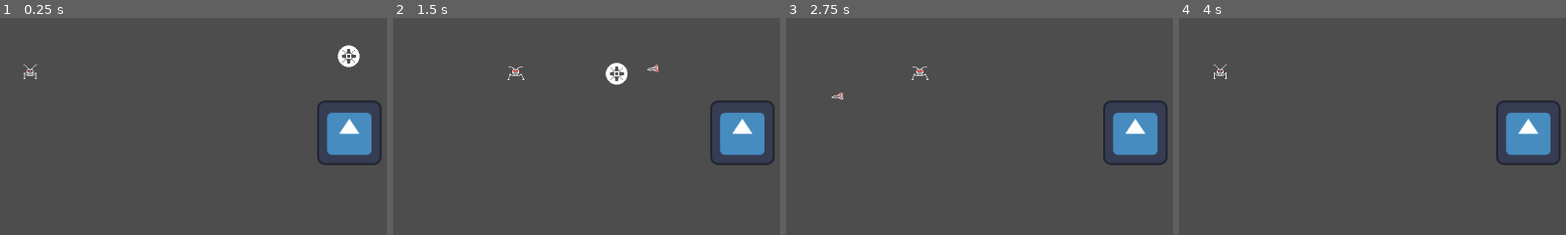
Above: before the commit, frames 1-4 (left to right).
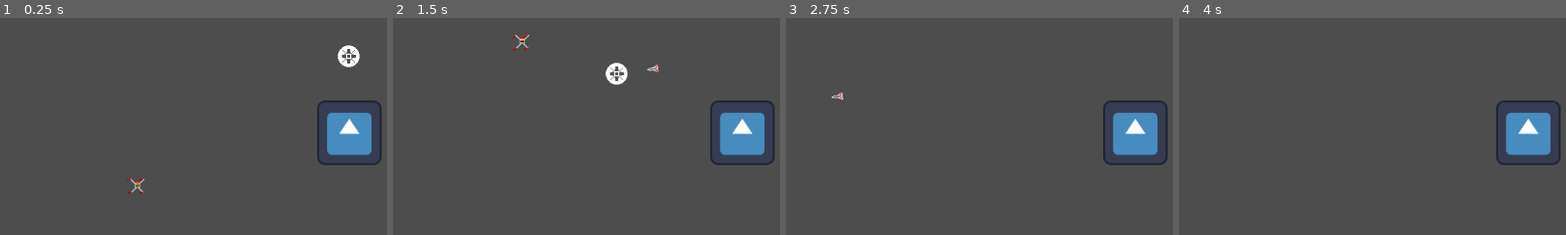
Above: after the commit, the same moments.

Repository: coderdojoathenry/Creators-2024
Game: Godot game, scene res://scenes/main.tscn
Same seed, same stepped clock (60 frames per second), same inputs: the game is played once before the commit and once after it. The engine's default icon, where the game draws it, is replaced by a stand-in: a white triangle on a blue panel in a dark square.
Inputs (mouse positions are % of the whole screen's width and height, from its top left):
- Up to frame 1 (0.25 s): no input
- Up to frame 2 (1.5 s): move the mouse to (72, 45) at 0.52 s; tap Space (Shoot) at 0.6, 1.35 s; move the mouse to (30, 55) at 1.27 s
- Up to frame 3 (2.75 s): move the mouse to (60, 28) at 2.02 s; tap Space (Shoot) at 2.1 s
- Up to frame 4 (4 s): move the mouse to (45, 70) at 2.77 s; tap Space (Shoot) at 2.85, 3.6 s; move the mouse to (80, 65) at 3.52 s
The pictures show only the part of the screen within x 5-55%, y 41-91%; the shares and areas given below are measured in that part.

The runs differ from the first frame. In frame 1, 0.2% of the frame differs, in the area x 6-38%, y 21-81%; in frame 2, 0.2%; in frame 3, 0.1%; in frame 4, 0.1%.

Commit message:
Week11-wip

Diff:
--- /dev/null
+++ b/Crystal Quest/crystal-quest/scenes/enemy_0.tscn
@@ -0,0 +1,47 @@
+[gd_scene load_steps=7 format=3 uid="uid://c60d7pku6q7gk"]
+
+[ext_resource type="Script" path="res://scripts/enemy.gd" id="1_w0mmw"]
+[ext_resource type="Texture2D" uid="uid://c4t2nk0wjvdub" path="res://textures/ememy0.png" id="2_3nk6s"]
+
+[sub_resource type="RectangleShape2D" id="RectangleShape2D_d3l7h"]
+size = Vector2(32, 32)
+
+[sub_resource type="AtlasTexture" id="AtlasTexture_x4b4j"]
+atlas = ExtResource("2_3nk6s")
+region = Rect2(0, 0, 32, 32)
+
+[sub_resource type="AtlasTexture" id="AtlasTexture_esewx"]
+atlas = ExtResource("2_3nk6s")
+region = Rect2(0, 32, 32, 32)
+
+[sub_resource type="SpriteFrames" id="SpriteFrames_28nxh"]
+animations = [{
+"frames": [{
+"duration": 1.0,
+"texture": SubResource("AtlasTexture_x4b4j")
+}, {
+"duration": 1.0,
+"texture": SubResource("AtlasTexture_esewx")
+}],
+"loop": true,
+"name": &"default",
+"speed": 2.0
+}]
+
+[node name="Enemy0" type="AnimatableBody2D"]
+collision_layer = 8
+collision_mask = 3
+sync_to_physics = false
+script = ExtResource("1_w0mmw")
+direction = Vector2(1, 0)
+speed = 50.0
+wander_time_min = 1.0
+wander_time_max = 3.0
+
+[node name="CollisionShape2D" type="CollisionShape2D" parent="."]
+shape = SubResource("RectangleShape2D_d3l7h")
+
+[node name="AnimatedSprite2D" type="AnimatedSprite2D" parent="."]
+sprite_frames = SubResource("SpriteFrames_28nxh")
+autoplay = "default"
+frame_progress = 0.019718
--- /dev/null
+++ b/Crystal Quest/crystal-quest/scenes/enemy_1.tscn
@@ -0,0 +1,48 @@
+[gd_scene load_steps=7 format=3 uid="uid://cnvo8rj3jjag"]
+
+[ext_resource type="Script" path="res://scripts/enemy.gd" id="1_w2j4u"]
+[ext_resource type="Texture2D" uid="uid://dvmqqh3i5def4" path="res://textures/enemy_1.png" id="2_cjdpo"]
+
+[sub_resource type="RectangleShape2D" id="RectangleShape2D_d3l7h"]
+size = Vector2(32, 32)
+
+[sub_resource type="AtlasTexture" id="AtlasTexture_qatml"]
+atlas = ExtResource("2_cjdpo")
+region = Rect2(0, 0, 32, 32)
+
+[sub_resource type="AtlasTexture" id="AtlasTexture_rc32f"]
+atlas = ExtResource("2_cjdpo")
+region = Rect2(0, 32, 32, 32)
+
+[sub_resource type="SpriteFrames" id="SpriteFrames_28nxh"]
+animations = [{
+"frames": [{
+"duration": 1.0,
+"texture": SubResource("AtlasTexture_qatml")
+}, {
+"duration": 1.0,
+"texture": SubResource("AtlasTexture_rc32f")
+}],
+"loop": true,
+"name": &"default",
+"speed": 2.0
+}]
+
+[node name="Enemy1" type="AnimatableBody2D"]
+collision_layer = 8
+collision_mask = 3
+sync_to_physics = false
+script = ExtResource("1_w2j4u")
+direction = Vector2(1, 0)
+speed = 200.0
+wander_time_min = 0.1
+wander_time_max = 1.0
+persuit_percentage = 0.8
+
+[node name="CollisionShape2D" type="CollisionShape2D" parent="."]
+shape = SubResource("RectangleShape2D_d3l7h")
+
+[node name="AnimatedSprite2D" type="AnimatedSprite2D" parent="."]
+sprite_frames = SubResource("SpriteFrames_28nxh")
+autoplay = "default"
+frame_progress = 0.019718
--- a/Crystal Quest/crystal-quest/scenes/main.tscn
+++ b/Crystal Quest/crystal-quest/scenes/main.tscn
@@ -1,13 +1,12 @@
-[gd_scene load_steps=18 format=3 uid="uid://daj431lewf2ne"]
+[gd_scene load_steps=13 format=3 uid="uid://daj431lewf2ne"]
 
 [ext_resource type="Script" path="res://scripts/game_manager.gd" id="1_6go2g"]
 [ext_resource type="Script" path="res://scripts/ship.gd" id="1_p8vr1"]
 [ext_resource type="Texture2D" uid="uid://cgaemfwu7ygfw" path="res://textures/ship.png" id="2_cubkv"]
 [ext_resource type="Script" path="res://scripts/mouse_hider.gd" id="3_2qat4"]
 [ext_resource type="PackedScene" uid="uid://c2toyy7jieoqg" path="res://scenes/missile.tscn" id="4_dg4gl"]
-[ext_resource type="Texture2D" uid="uid://c4t2nk0wjvdub" path="res://textures/ememy0.png" id="6_2a22y"]
-[ext_resource type="Script" path="res://scripts/enemy.gd" id="6_ti4pd"]
 [ext_resource type="AudioStream" uid="uid://crdag7fipsvy3" path="res://audio/414886__matrixxx__retro-laser-shot-02.wav" id="6_ys2yv"]
+[ext_resource type="PackedScene" uid="uid://cnvo8rj3jjag" path="res://scenes/enemy_1.tscn" id="9_0pvha"]
 [ext_resource type="Texture2D" uid="uid://citvsogba4b83" path="res://icon.svg" id="9_g4srl"]
 
 [sub_resource type="CircleShape2D" id="CircleShape2D_5wkk7"]
@@ -18,31 +17,6 @@
 
 [sub_resource type="RectangleShape2D" id="RectangleShape2D_igmsx"]
 size = Vector2(10, 588)
-
-[sub_resource type="RectangleShape2D" id="RectangleShape2D_d3l7h"]
-size = Vector2(32, 32)
-
-[sub_resource type="AtlasTexture" id="AtlasTexture_x4b4j"]
-atlas = ExtResource("6_2a22y")
-region = Rect2(0, 0, 32, 32)
-
-[sub_resource type="AtlasTexture" id="AtlasTexture_esewx"]
-atlas = ExtResource("6_2a22y")
-region = Rect2(0, 32, 32, 32)
-
-[sub_resource type="SpriteFrames" id="SpriteFrames_28nxh"]
-animations = [{
-"frames": [{
-"duration": 1.0,
-"texture": SubResource("AtlasTexture_x4b4j")
-}, {
-"duration": 1.0,
-"texture": SubResource("AtlasTexture_esewx")
-}],
-"loop": true,
-"name": &"default",
-"speed": 2.0
-}]
 
 [sub_resource type="RectangleShape2D" id="RectangleShape2D_en04x"]
 size = Vector2(100, 100)
@@ -100,25 +74,6 @@
 [node name="CollisionShape2D" type="CollisionShape2D" parent="Right Wall"]
 shape = SubResource("RectangleShape2D_igmsx")
 
-[node name="Enemy0" type="AnimatableBody2D" parent="."]
-position = Vector2(75, 349)
-collision_layer = 8
-collision_mask = 3
-sync_to_physics = false
-script = ExtResource("6_ti4pd")
-direction = Vector2(1, 0)
-speed = 50.0
-wander_time_min = 1.0
-wander_time_max = 3.0
-
-[node name="CollisionShape2D" type="CollisionShape2D" parent="Enemy0"]
-shape = SubResource("RectangleShape2D_d3l7h")
-
-[node name="AnimatedSprite2D" type="AnimatedSprite2D" parent="Enemy0"]
-sprite_frames = SubResource("SpriteFrames_28nxh")
-autoplay = "default"
-frame_progress = 0.019718
-
 [node name="StaticBody2D" type="StaticBody2D" parent="."]
 position = Vector2(577, 438)
 collision_layer = 2
@@ -129,3 +84,6 @@
 [node name="Sprite2D" type="Sprite2D" parent="StaticBody2D"]
 scale = Vector2(0.75, 0.75)
 texture = ExtResource("9_g4srl")
+
+[node name="Enemy1" parent="." instance=ExtResource("9_0pvha")]
+position = Vector2(200, 528)
--- a/Crystal Quest/crystal-quest/scenes/missile.tscn
+++ b/Crystal Quest/crystal-quest/scenes/missile.tscn
@@ -7,6 +7,8 @@
 size = Vector2(16, 16)
 
 [node name="Missile" type="Area2D"]
+collision_layer = 16
+collision_mask = 8
 script = ExtResource("1_7l2mq")
 direction = Vector2(0, -1)
 speed = 250.0
@@ -22,4 +24,5 @@
 one_shot = true
 autostart = true
 
+[connection signal="area_entered" from="." to="." method="_on_area_entered"]
 [connection signal="timeout" from="Timer" to="." method="_on_timer_timeout"]
--- a/Crystal Quest/crystal-quest/scripts/enemy.gd
+++ b/Crystal Quest/crystal-quest/scripts/enemy.gd
@@ -4,14 +4,19 @@
 @export var speed : float
 @export var wander_time_min : float
 @export var wander_time_max : float
+@export var persuit_percentage: float = 0
+@export var score : int = 100
 
 var vp_rect : Rect2
 var wander_change_dir_time : float
+
+@onready var game_manager: GameManager = %GameManager
 
 # Called when the node enters the scene tree for the first time.
 func _ready() -> void:
 	vp_rect = get_viewport_rect()
 	set_wander_change_dir_time()
+	tree_exiting.connect(on_tree_exiting)
 
 func set_wander_change_dir_time() -> void:
 	wander_change_dir_time = randf_range(wander_time_min, wander_time_max)
@@ -21,7 +26,7 @@
 	wander_change_dir_time -= delta
 
 	if (wander_change_dir_time < 0):
-		pick_random_direction()
+		pick_direction()
 		set_wander_change_dir_time()
 
 func _physics_process(delta: float) -> void:
@@ -40,9 +45,21 @@
 		if (direction.y > 0 && collision_pos.y > global_position.y):
 			direction.y = -1
 
+func pick_direction() -> void:
+	var gm = %GameManager as GameManager
+	if (randf() < persuit_percentage && \
+		gm != null && gm.ship != null):
+		direction = gm.ship.position - global_position
+		direction = direction.normalized()
+	else:
+		pick_random_direction()
 
 func pick_random_direction() -> void:
 	direction = Vector2.ZERO
 	while (direction == Vector2.ZERO):
 		direction.x = randi_range(-1, 1)
 		direction.y = randi_range(-1, 1)
+
+func on_tree_exiting() -> void:
+	if (game_manager):
+		game_manager.increase_score(score)
--- a/Crystal Quest/crystal-quest/scripts/game_manager.gd
+++ b/Crystal Quest/crystal-quest/scripts/game_manager.gd
@@ -1,7 +1,11 @@
-extends Node2D
+class_name GameManager extends Node2D
 
 @export var ship : Node2D
+@export var score : int = 0
 
 func inform_body_entered(body) -> void:
 	if (body == ship):
 		ship.queue_free()
+
+func increase_score(amount : int) -> void:
+	score += amount
--- a/Crystal Quest/crystal-quest/scripts/missile.gd
+++ b/Crystal Quest/crystal-quest/scripts/missile.gd
@@ -5,7 +5,7 @@
 
 # Called when the node enters the scene tree for the first time.
 func _ready() -> void:
-	pass # Replace with function body.
+	body_entered.connect(on_body_entered)
 
 # Called every frame. 'delta' is the elapsed time since the previous frame.
 func _process(delta: float) -> void:
@@ -14,3 +14,6 @@
 
 func _on_timer_timeout() -> void:
 	queue_free()
+
+func on_body_entered(body: Node2D):
+	body.queue_free()
Binary file added: Crystal Quest/crystal-quest/textures/enemy_1.png
Not shown, added: Crystal Quest/crystal-quest/textures/enemy_1.png.import
